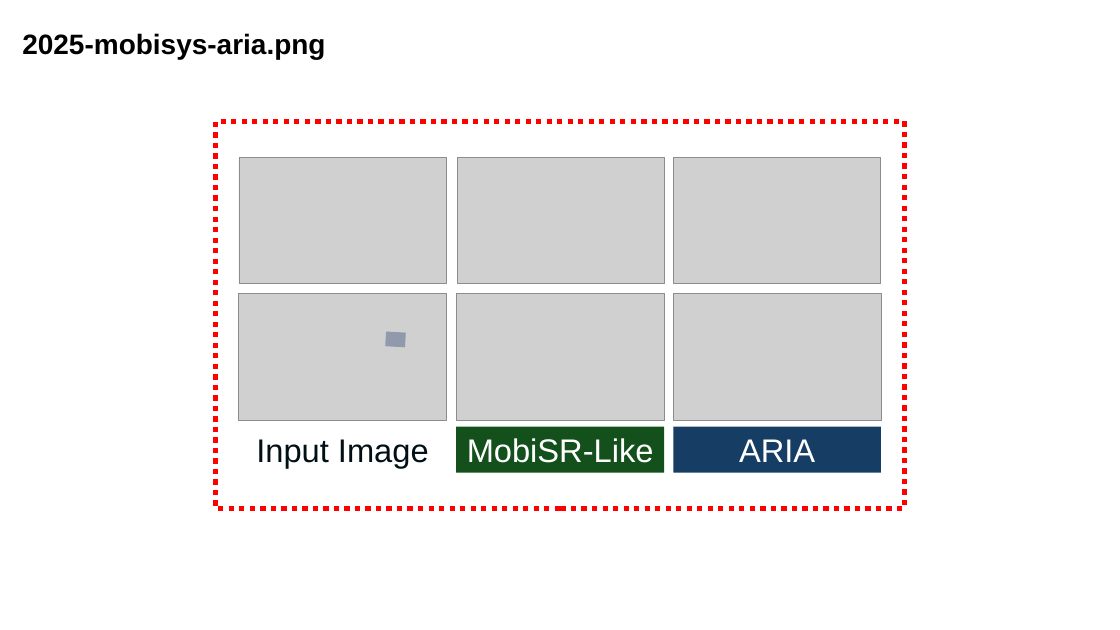
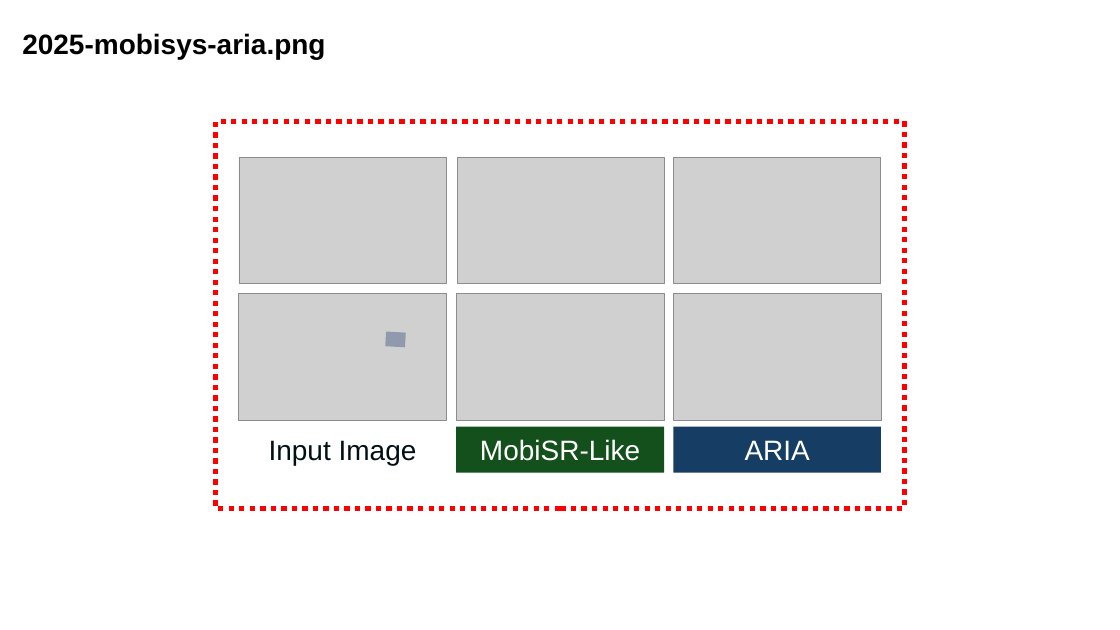
Before and after one commit to MAIS-Lab/mais-lab.github.io, a slide deck: slide 3 of assets/img/publications/figures.pptx. Drawn at 1120x630 pixels with LibreOffice and Linux fonts; fonts in the diff are those of the drawing; grey boxes stand for pictures. Boxes give left, top, right and bottom in pixels: in the first picture for what was removed or moved away, otherwise in the second. Text is boxed around its words. In the diff, an @@ line names an element or a change of style, - is before the commit and + after.

```diff
--- a/assets/img/publications/figures.pptx
+++ b/assets/img/publications/figures.pptx
@@ size 28 to 24 pt in 3 elements at box(456, 427, 665, 473), box(674, 427, 881, 473), box(269, 440, 417, 466) @@
```
Also in this commit, not shown: 3 other slides changed, 1 slide added, 5 other files.
